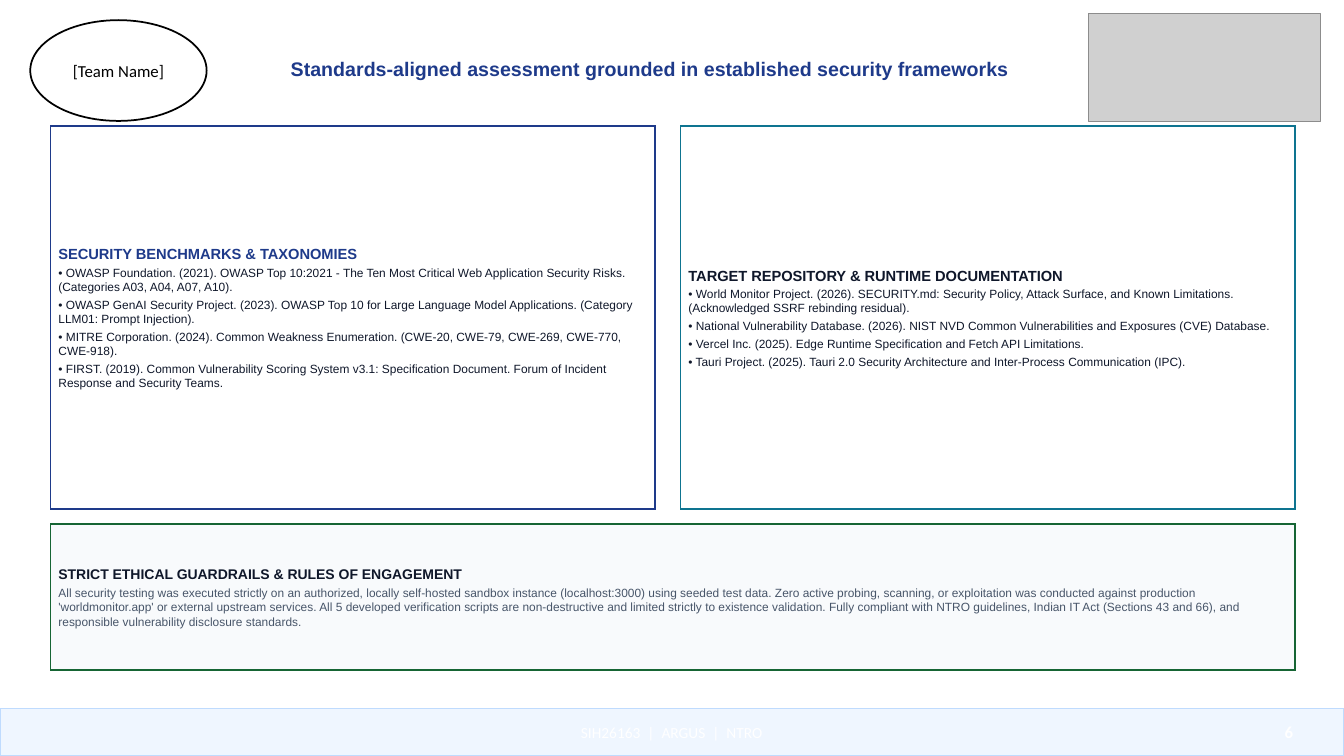
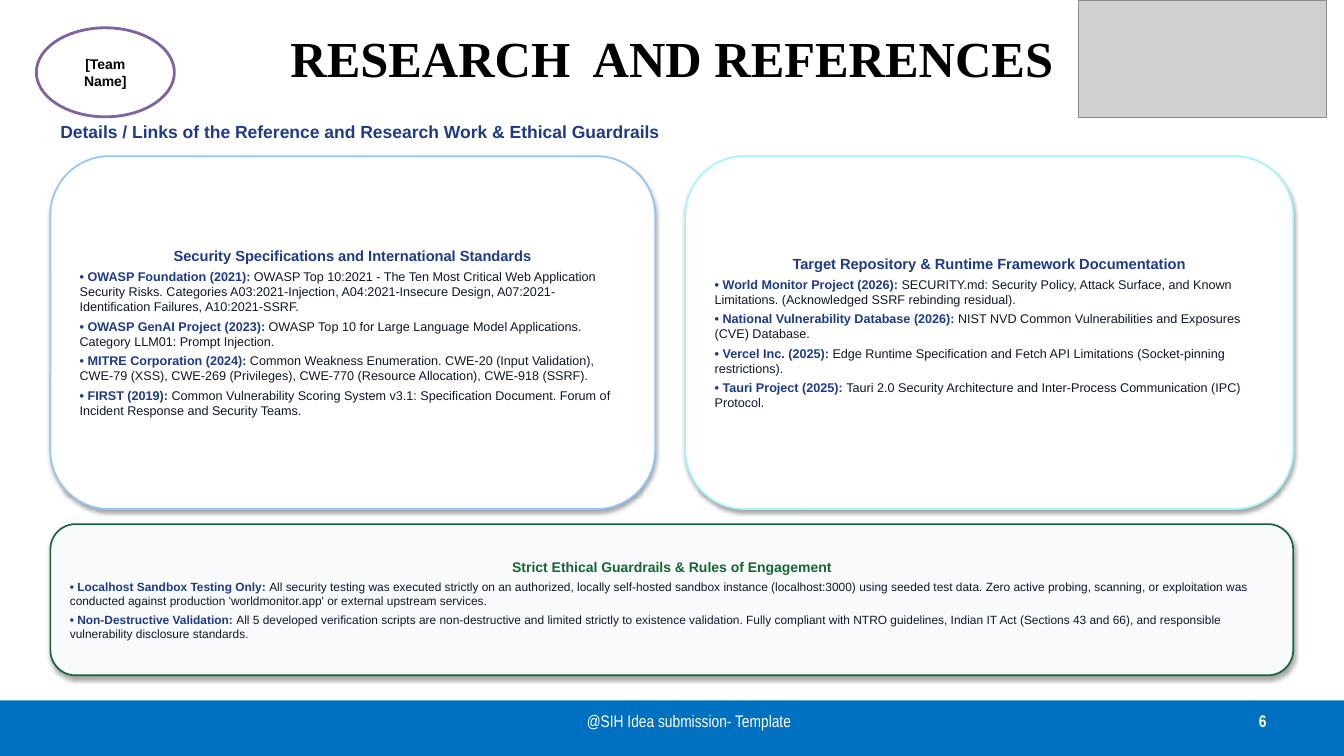
Before and after one commit to princeyadaviiit/argus-world-monitor, a slide deck: slide 6 of SIH26163_ARGUS_Idea_PPT.pptx. Drawn at 1344x756 pixels with LibreOffice and Linux fonts; fonts in the diff are those of the drawing; grey boxes stand for pictures. Boxes give left, top, right and bottom in pixels: in the first picture for what was removed or moved away, otherwise in the second. Text is boxed around its words. In the diff, an @@ line names an element or a change of style, - is before the commit and + after.

```diff
--- a/SIH26163_ARGUS_Idea_PPT.pptx
+++ b/SIH26163_ARGUS_Idea_PPT.pptx
@@ ellipse removed at [30,20,207,121] @@
@@ ellipse "[Team Name]": place and size @@
-ellipse "[Team Name]" at [73,65,164,80]
+ellipse "[Team Name]" at [36,28,174,117]
@@ ellipse "[Team Name]" at [36,28,174,117]: size 12 to 10 pt, font Calibri to Arial, bold on; fill none to #FFFFFF; outline none to #8064A2 2 pt @@
@@ picture: place and size @@
-picture at [1089,13,1321,122]
+picture at [1079,0,1327,117]
@@ title added at [290,43,1053,78], 36 pt, text #000000, bold @@
+RESEARCH AND REFERENCES
@@ text removed at [291,61,1008,80] @@
-Standards-aligned assessment grounded in established security frameworks
@@ text added at [60,125,659,138], 12.5 pt, text #1E3A8A, bold @@
+Details / Links of the Reference and Research Work & Ethical Guardrails
@@ rounded rectangle "Security Specifications and International Standards": place and size @@
-rounded rectangle "Security Specifications and International Standards" at [50,126,655,509]
+rounded rectangle "Security Specifications and International Standards" at [50,156,655,509]
@@ rounded rectangle "Security Specifications and International Standards" at [50,156,655,509]: rectangle to rounded rectangle; outline #1E3A8A 1.2 pt to #93C5FD 1.2 pt; shadow on @@
@@ rounded rectangle "Target Repository & Runtime Framework ...": place and size @@
-rounded rectangle "Target Repository & Runtime Framework ..." at [681,126,1296,509]
+rounded rectangle "Target Repository & Runtime Framework ..." at [686,156,1294,509]
@@ rounded rectangle "Target Repository & Runtime Framework ..." at [686,156,1294,509]: rectangle to rounded rectangle; outline #0E7490 1.2 pt to #A5F3FC 1.2 pt; shadow on @@
@@ text in rounded rectangle at [80,250,611,418]: text changed; size 8.5 to 9 pt @@
-SECURITY BENCHMARKS & TAXONOMIES
-• OWASP Foundation. (2021). OWASP Top 10:2021 - The Ten Most Critical Web Application Security Risks. (Categories A03, A04, A07, A10).
-• OWASP GenAI Security Project. (2023). OWASP Top 10 for Large Language Model Applications. (Category LLM01: Prompt Injection).
-• MITRE Corporation. (2024). Common Weakness Enumeration. (CWE-20, CWE-79, CWE-269, CWE-770, CWE-918).
-• FIRST. (2019). Common Vulnerability Scoring System v3.1: Specification Document. Forum of Incident Response and Security Teams.
+Security Specifications and International Standards
+• OWASP Foundation (2021): OWASP Top 10:2021 - The Ten Most Critical Web Application Security Risks. Categories A03:2021-Injection, A04:2021-Insecure Design, A07:2021-Identification Failures, A10:2021-SSRF.
+• OWASP GenAI Project (2023): OWASP Top 10 for Large Language Model Applications. Category LLM01: Prompt Injection.
+• MITRE Corporation (2024): Common Weakness Enumeration. CWE-20 (Input Validation), CWE-79 (XSS), CWE-269 (Privileges), CWE-770 (Resource Allocation), CWE-918 (SSRF).
+• FIRST (2019): Common Vulnerability Scoring System v3.1: Specification Document. Forum of Incident Response and Security Teams.
@@ text in rounded rectangle at [715,258,1241,407]: text changed; size 8.5 to 9 pt @@
-TARGET REPOSITORY & RUNTIME DOCUMENTATION
-• World Monitor Project. (2026). SECURITY.md: Security Policy, Attack Surface, and Known Limitations. (Acknowledged SSRF rebinding residual).
-• National Vulnerability Database. (2026). NIST NVD Common Vulnerabilities and Exposures (CVE) Database.
-• Vercel Inc. (2025). Edge Runtime Specification and Fetch API Limitations.
-• Tauri Project. (2025). Tauri 2.0 Security Architecture and Inter-Process Communication (IPC).
+Target Repository & Runtime Framework Documentation
+• World Monitor Project (2026): SECURITY.md: Security Policy, Attack Surface, and Known Limitations. (Acknowledged SSRF rebinding residual).
+• National Vulnerability Database (2026): NIST NVD Common Vulnerabilities and Exposures (CVE) Database.
+• Vercel Inc. (2025): Edge Runtime Specification and Fetch API Limitations (Socket-pinning restrictions).
+• Tauri Project (2025): Tauri 2.0 Security Architecture and Inter-Process Communication (IPC) Protocol.
@@ rounded rectangle "Strict Ethical Guardrails & Rules ...": place and size @@
-rounded rectangle "Strict Ethical Guardrails & Rules ..." at [50,524,1296,670]
+rounded rectangle "Strict Ethical Guardrails & Rules ..." at [50,524,1294,676]
@@ rounded rectangle "Strict Ethical Guardrails & Rules ..." at [50,524,1294,676]: rectangle to rounded rectangle; shadow on @@
@@ text in rounded rectangle at [70,562,1247,641]: text changed; text colour #475569 to #0F172A @@
-STRICT ETHICAL GUARDRAILS & RULES OF ENGAGEMENT
-All security testing was executed strictly on an authorized, locally self-hosted sandbox instance (localhost:3000) using seeded test data. Zero active probing, scanning, or exploitation was conducted against production 'worldmonitor.app' or external upstream services. All 5 developed verification scripts are non-destructive and limited strictly to existence validation. Fully compliant with NTRO guidelines, Indian IT Act (Sections 43 and 66), and responsible vulnerability disclosure standards.
+Strict Ethical Guardrails & Rules of Engagement
+• Localhost Sandbox Testing Only: All security testing was executed strictly on an authorized, locally self-hosted sandbox instance (localhost:3000) using seeded test data. Zero active probing, scanning, or exploitation was conducted against production 'worldmonitor.app' or external upstream services.
+• Non-Destructive Validation: All 5 developed verification scripts are non-destructive and limited strictly to existence validation. Fully compliant with NTRO guidelines, Indian IT Act (Sections 43 and 66), and responsible vulnerability disclosure standards.
@@ rectangle: place and size @@
-rectangle at [0,709,1344,756]
+rectangle at [0,701,1344,756]
@@ rectangle at [0,701,1344,756]: fill #EFF6FF to #0070C0; outline #BFDBFE 1 pt to none; shadow on @@
@@ text added at [587,715,791,731], 12 pt, text #FFFFFF @@
+@SIH Idea submission- Template
@@ page number added at [1259,715,1267,727], 12 pt, text #FFFFFF, bold @@
+6
```
Also in this commit, not shown: 2 other slides changed, 3 slides added, 3 slides removed, 5 other files.
